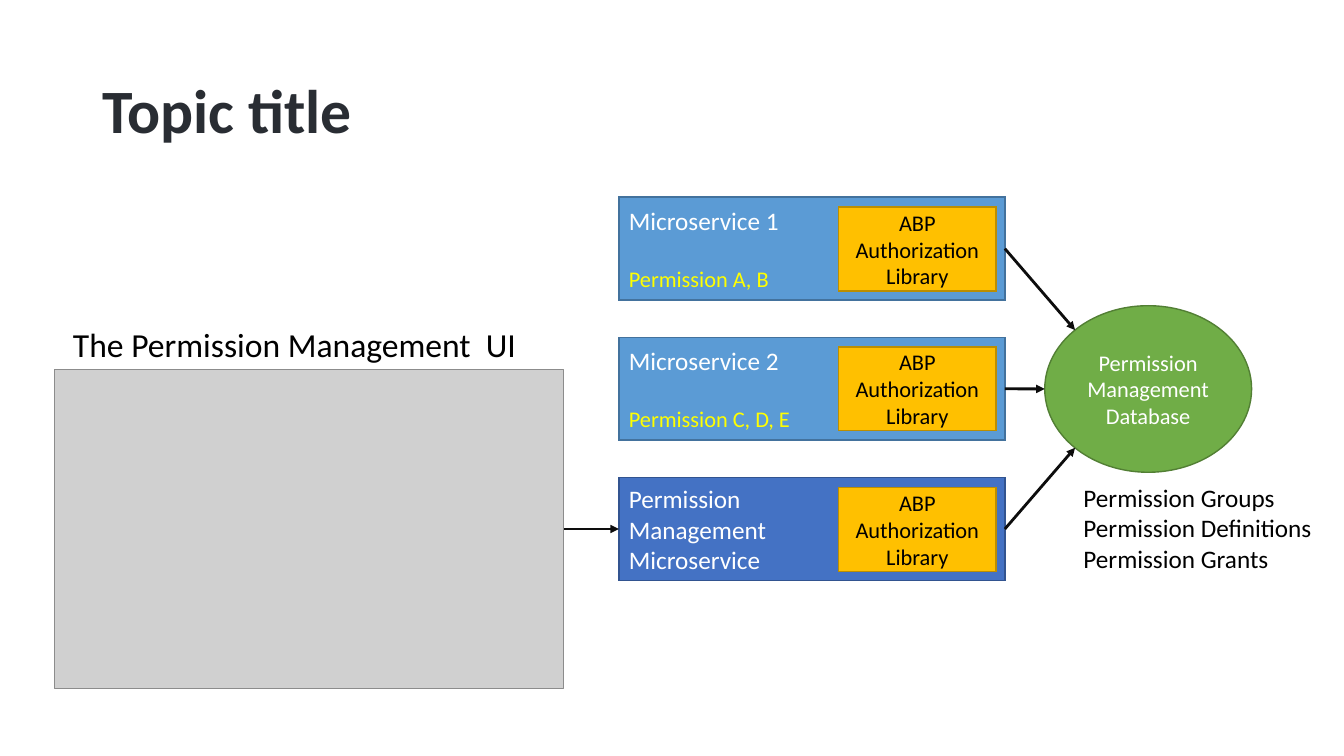
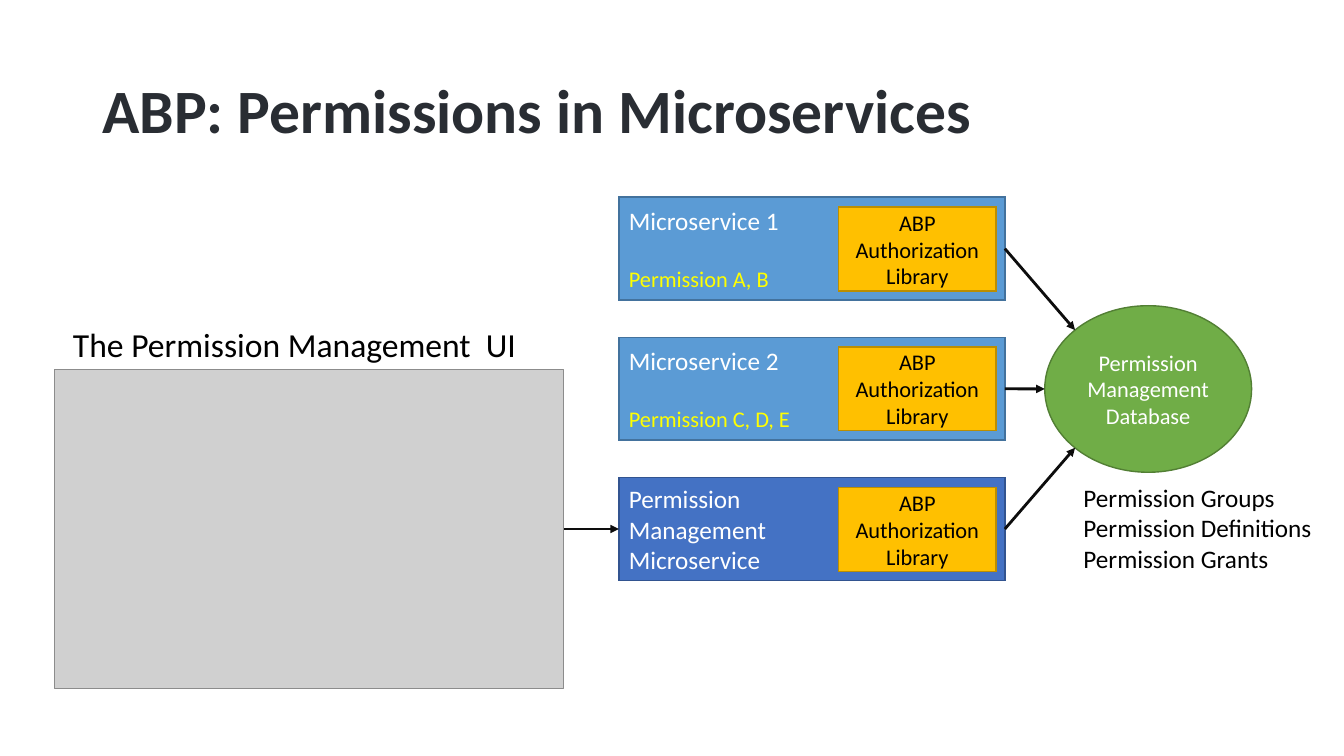
Before and after one commit to hikalkan/presentations, a slide deck: slide 22 of 2022-10-15 Authorization-In-Distributed-Systems/Authorization-In-Distributed-Systems.pptx (slide 21 before the commit). Drawn at 1344x756 pixels with LibreOffice and Linux fonts; fonts in the diff are those of the drawing; grey boxes stand for pictures; background and template pictures are left out. Boxes give left, top, right and bottom in pixels: in the first picture for what was removed or moved away, otherwise in the second. Text is boxed around its words. In the diff, an @@ line names an element or a change of style, - is before the commit and + after.

```diff
--- a/2022-10-15 Authorization-In-Distributed-Systems/Authorization-In-Distributed-Systems.pptx
+++ b/2022-10-15 Authorization-In-Distributed-Systems/Authorization-In-Distributed-Systems.pptx
@@ title at <box>102,89,970,134</box>: text changed @@
-Topic title
+ABP: Permissions in Microservices
```
Also in this commit, not shown: 4 other slides changed, 1 slide added, 1 slide removed.
